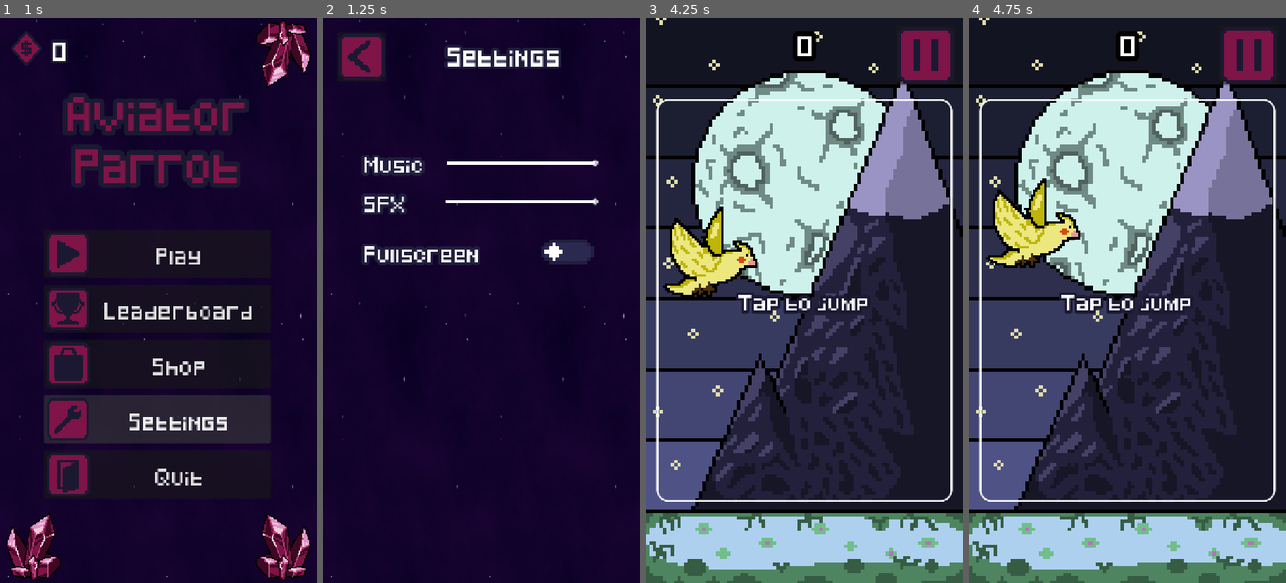
Above: before the commit, frames 1-4 (left to right).
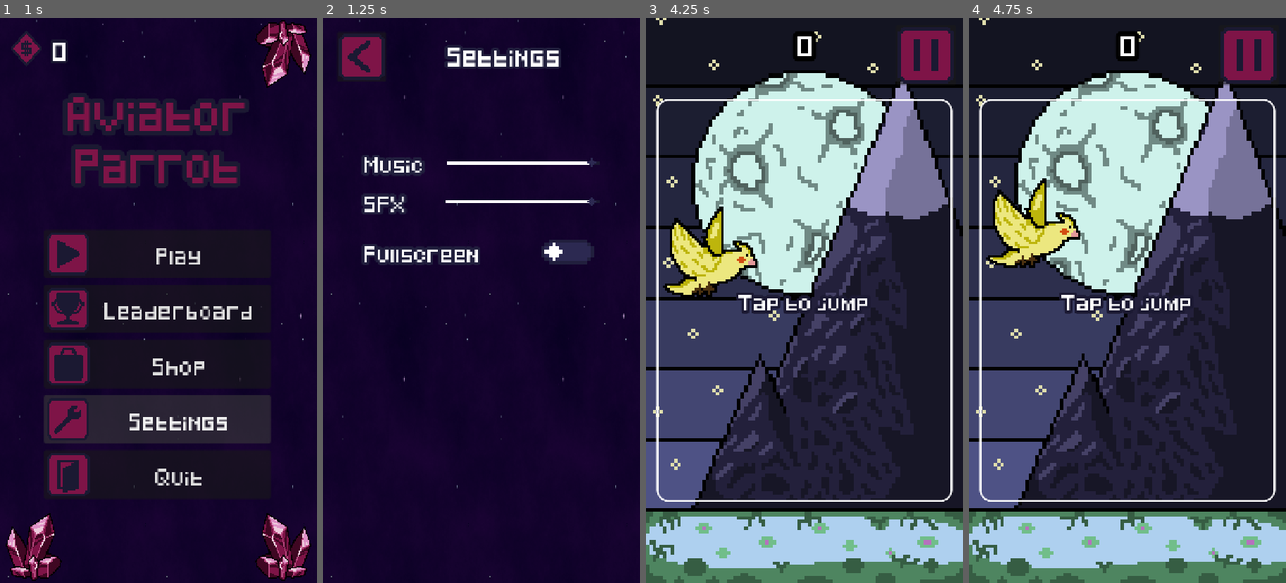
Above: after the commit, the same moments.

Repository: Kou-ding/Aviator-Parrot
Game: Godot game, scene res://scenes/start_screen.tscn
Same seed, same stepped clock (60 frames per second), same inputs: the game is played once before the commit and once after it. Sound files missing from this copy of the repository are replaced by a short silence.
Inputs (mouse positions are in pixels of both pictures, inside the frame that each line leads up to):
- Up to frame 1 (1 s): click "Settings" at 0.5 s
- Up to frame 2 (1.25 s): no input
- Up to frame 3 (4.25 s): tap Space (jump) at 1.52, 2.27 s; tap Enter at 2 s; click (684, 57) at 2.75 s; click "Play" at 3.5 s
- Up to frame 4 (4.75 s): click (1127, 300) at 4.25 s

Frame 1 is identical in both runs. In frame 2, less than 0.1% of the frame differs, in the area x 83-87%, y 24-34%; in frame 3, 2.4%; in frame 4, 2.4%, in the area x 0-100%, y 2-100%.

Commit message:
different slider pixelart

Diff:
--- a/aviator-parrot-(remastered)/project.godot
+++ b/aviator-parrot-(remastered)/project.godot
@@ -32,7 +32,6 @@
 window/size/viewport_width=720
 window/size/viewport_height=1280
 window/stretch/mode="canvas_items"
-window/stretch/aspect="keep_width"
 window/handheld/orientation=1
 
 [input]
--- a/aviator-parrot-(remastered)/scenes/game.tscn
+++ b/aviator-parrot-(remastered)/scenes/game.tscn
@@ -38,8 +38,8 @@
 script = ExtResource("1_lnu2h")
 
 [node name="Background" type="Sprite2D" parent="." unique_id=1555652795]
-position = Vector2(360, 640)
-scale = Vector2(0.80222225, 0.8022222)
+position = Vector2(359.5, 639.1111)
+scale = Vector2(0.80111116, 0.8011111)
 texture = ExtResource("3_0tnpc")
 
 [node name="StartPosition" type="Marker2D" parent="." unique_id=279717237]
--- a/aviator-parrot-(remastered)/scenes/settings.tscn
+++ b/aviator-parrot-(remastered)/scenes/settings.tscn
@@ -4,9 +4,11 @@
 [ext_resource type="Texture2D" uid="uid://jf0olweufrsd" path="res://assets/back.png" id="2_gis3k"]
 [ext_resource type="FontFile" uid="uid://dd1l0gau24nyb" path="res://assets/Pixeled.ttf" id="3_83j8s"]
 [ext_resource type="Texture2D" uid="uid://c2tyrjvqui8yk" path="res://assets/simple_buttons.png" id="4_gjs24"]
+[ext_resource type="Texture2D" uid="uid://u3ke3dljd6t6" path="res://assets/slider_0001.png" id="5_4ppmf"]
 [ext_resource type="Texture2D" uid="uid://cn8fo2hck753j" path="res://assets/toggle_0002.png" id="5_83j8s"]
 [ext_resource type="AudioStream" uid="uid://bl8p4l8n6cj73" path="res://assets/music/button_sfx.wav" id="5_am25x"]
 [ext_resource type="Texture2D" uid="uid://kuxjcnyvsjy4" path="res://assets/toggle_0001.png" id="6_gjs24"]
+[ext_resource type="Texture2D" uid="uid://cs72xnb3mr4n5" path="res://assets/slider_0002.png" id="6_uhhto"]
 
 [sub_resource type="StyleBoxTexture" id="StyleBoxTexture_4ppmf"]
 texture = ExtResource("2_gis3k")
@@ -15,6 +17,12 @@
 atlas = ExtResource("4_gjs24")
 region = Rect2(224, 0, 32, 32)
 
+[sub_resource type="AtlasTexture" id="AtlasTexture_wqwn7"]
+atlas = ExtResource("5_4ppmf")
+
+[sub_resource type="AtlasTexture" id="AtlasTexture_oe2nd"]
+atlas = ExtResource("6_uhhto")
+
 [sub_resource type="StyleBoxLine" id="StyleBoxLine_es4n0"]
 color = Color(0.105882354, 0.09803922, 0.19607843, 1)
 thickness = 8
@@ -22,6 +30,12 @@
 [sub_resource type="StyleBoxLine" id="StyleBoxLine_gis3k"]
 color = Color(1, 1, 1, 1)
 thickness = 8
+
+[sub_resource type="AtlasTexture" id="AtlasTexture_1g033"]
+atlas = ExtResource("5_4ppmf")
+
+[sub_resource type="AtlasTexture" id="AtlasTexture_01roj"]
+atlas = ExtResource("6_uhhto")
 
 [sub_resource type="AtlasTexture" id="AtlasTexture_am25x"]
 atlas = ExtResource("5_83j8s")
@@ -102,6 +116,8 @@
 layout_mode = 2
 size_flags_horizontal = 3
 size_flags_vertical = 4
+theme_override_icons/grabber = SubResource("AtlasTexture_wqwn7")
+theme_override_icons/grabber_highlight = SubResource("AtlasTexture_oe2nd")
 theme_override_styles/slider = SubResource("StyleBoxLine_es4n0")
 theme_override_styles/grabber_area = SubResource("StyleBoxLine_gis3k")
 max_value = 1.0
@@ -124,6 +140,8 @@
 layout_mode = 2
 size_flags_horizontal = 3
 size_flags_vertical = 4
+theme_override_icons/grabber = SubResource("AtlasTexture_1g033")
+theme_override_icons/grabber_highlight = SubResource("AtlasTexture_01roj")
 theme_override_styles/slider = SubResource("StyleBoxLine_es4n0")
 theme_override_styles/grabber_area = SubResource("StyleBoxLine_gis3k")
 max_value = 1.0
Binary file added: aviator-parrot-(remastered)/assets/slider_0001.png
Not shown, added: aviator-parrot-(remastered)/assets/slider_0001.png.import
Binary file added: aviator-parrot-(remastered)/assets/slider_0002.png
Not shown, added: aviator-parrot-(remastered)/assets/slider_0002.png.import
Not shown, changed: aviator-parrot-(remastered)/assets/toggle.pxo
